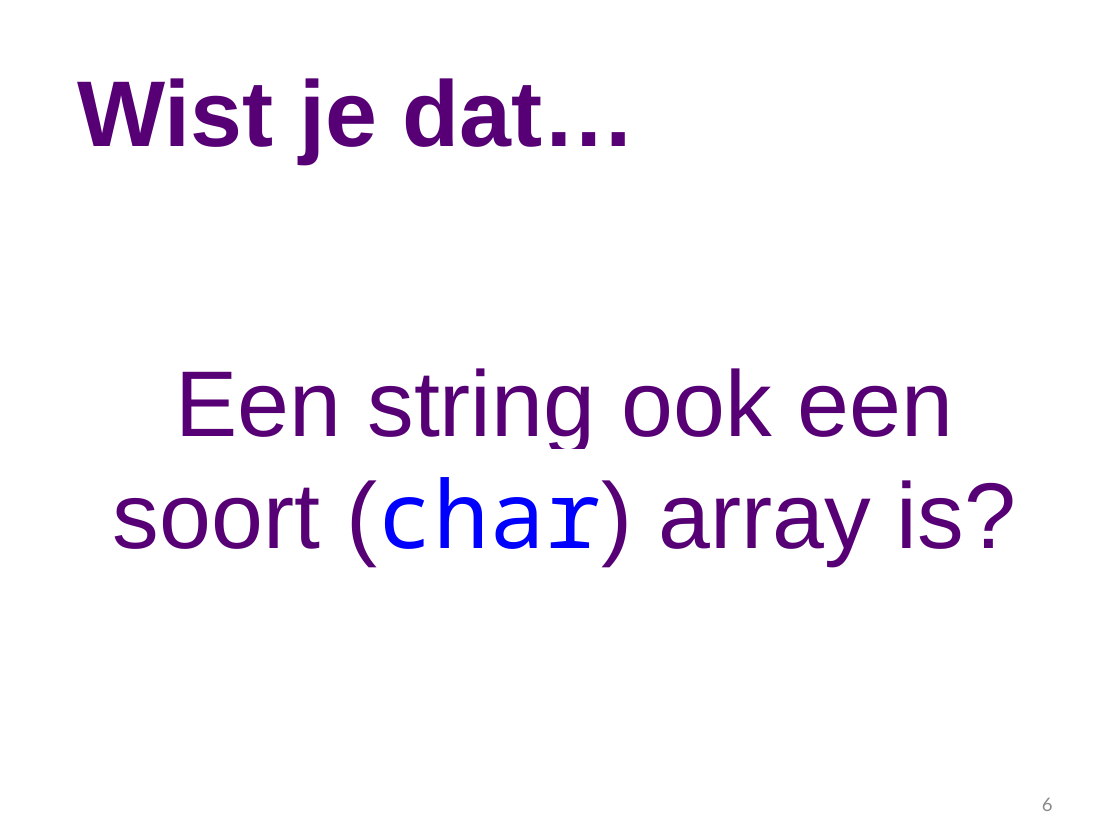
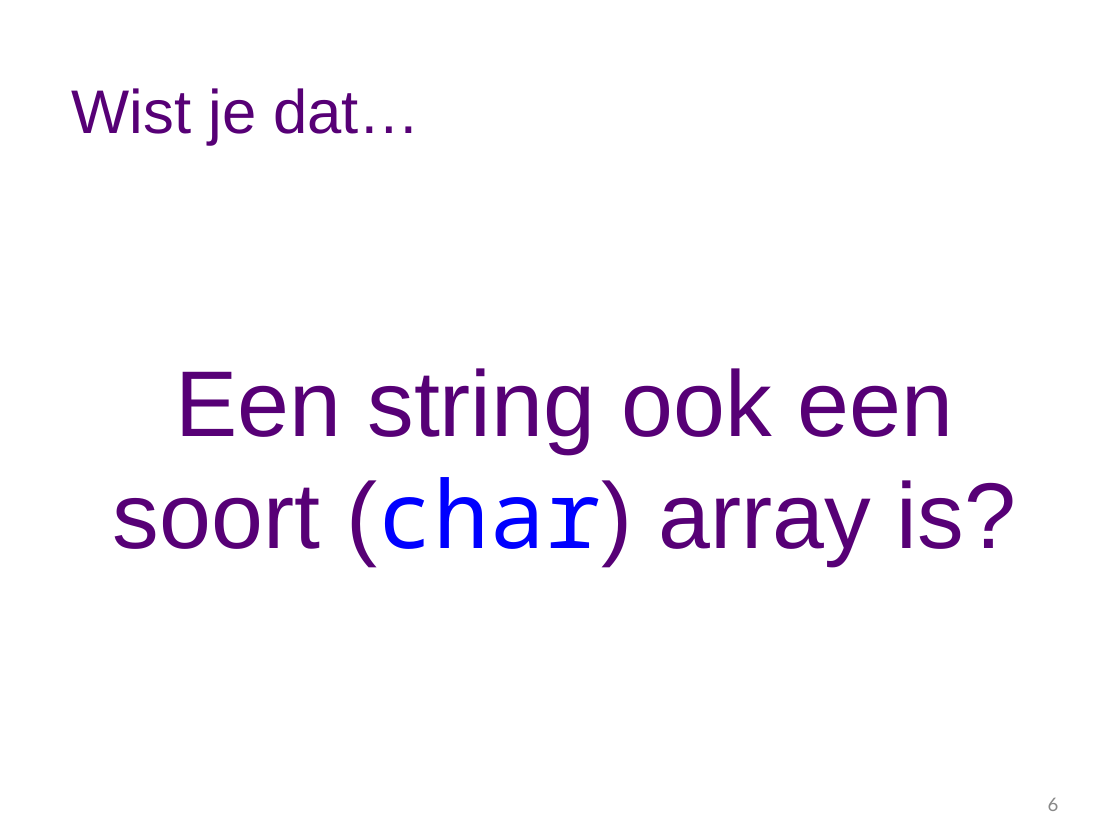
Before and after one commit to stasemsoft/softwarematerial, a slide deck: slide 6 of docs/basic/collecties/theorie_FUN12_Arrays.pptx. Drawn at 1120x840 pixels with LibreOffice and Linux fonts; fonts in the diff are those of the drawing; background and template pictures are left out. Boxes give left, top, right and bottom in pixels: in the first picture for what was removed or moved away, otherwise in the second. Text is boxed around its words. In the diff, an @@ line names an element or a change of style, - is before the commit and + after.

```diff
--- a/docs/basic/collecties/theorie_FUN12_Arrays.pptx
+++ b/docs/basic/collecties/theorie_FUN12_Arrays.pptx
@@ title "Wist je dat…" at bbox=[72, 88, 420, 145]: size 60 to 39.6 pt, bold off @@
@@ text "Een string ook een soort ..." at bbox=[113, 368, 1016, 565]: highlight #FFFFFF to none in "(char)"; more space between paragraphs @@
@@ page number at bbox=[1048, 797, 1059, 811]: text colour #8C8C8C to #888888 @@
```
Also in this commit, not shown: 6 other slides changed, 1 slide removed.
